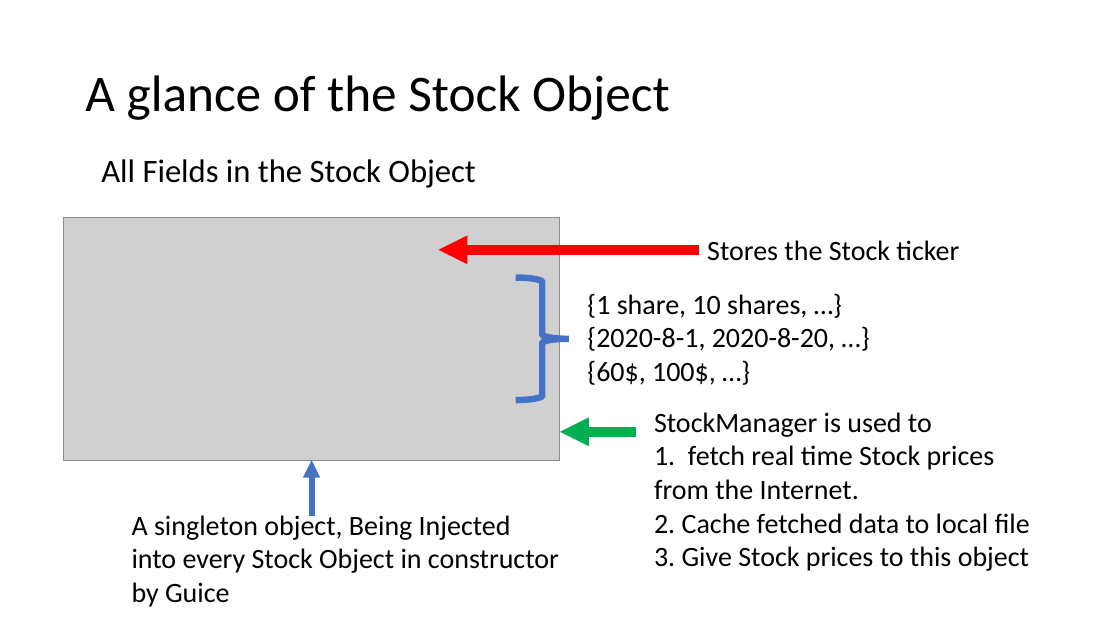
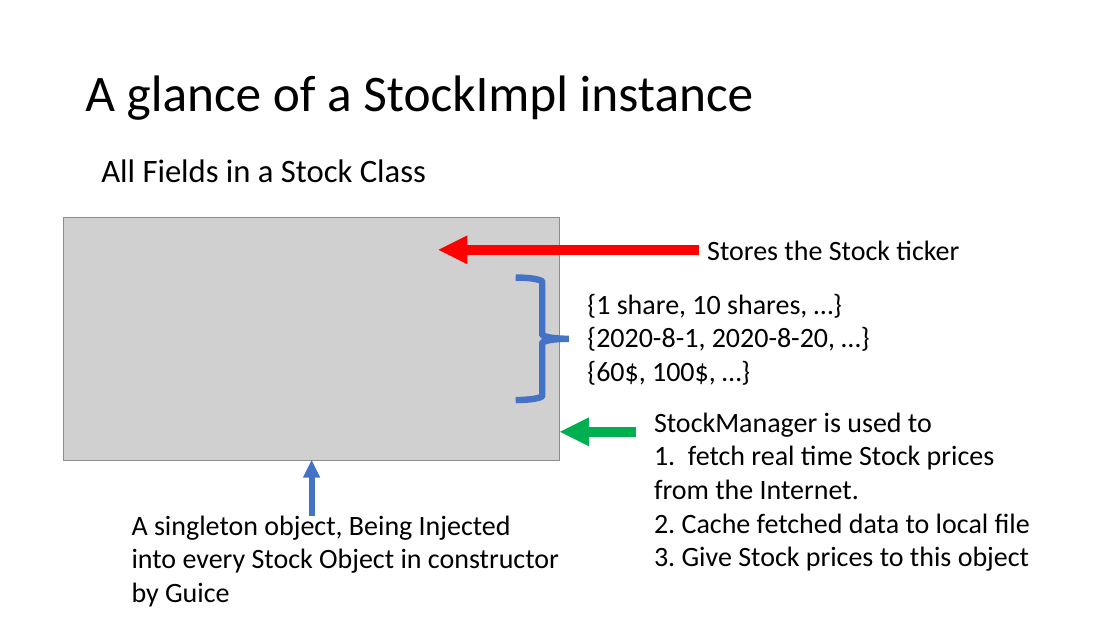
Before and after one commit to lxhq/StockExercise, a slide deck: slide 9 of Demo_week1.pptx (slide 7 before the commit). Drawn at 1120x630 pixels with LibreOffice and Linux fonts; fonts in the diff are those of the drawing; grey boxes stand for pictures. Boxes give left, top, right and bottom in pixels: in the first picture for what was removed or moved away, otherwise in the second. Text is boxed around its words. In the diff, an @@ line names an element or a change of style, - is before the commit and + after.

```diff
--- a/Demo_week1.pptx
+++ b/Demo_week1.pptx
@@ title at (x1=85, y1=75, x2=754, y2=120): text changed @@
-A glance of the Stock Object
+A glance of a StockImpl instance
@@ text at (x1=101, y1=159, x2=426, y2=183): text changed @@
-All Fields in the Stock Object
+All Fields in a Stock Class
```
Also in this commit, not shown: 5 other slides changed, 7 slides added, 1 slide removed, 4 other files.
